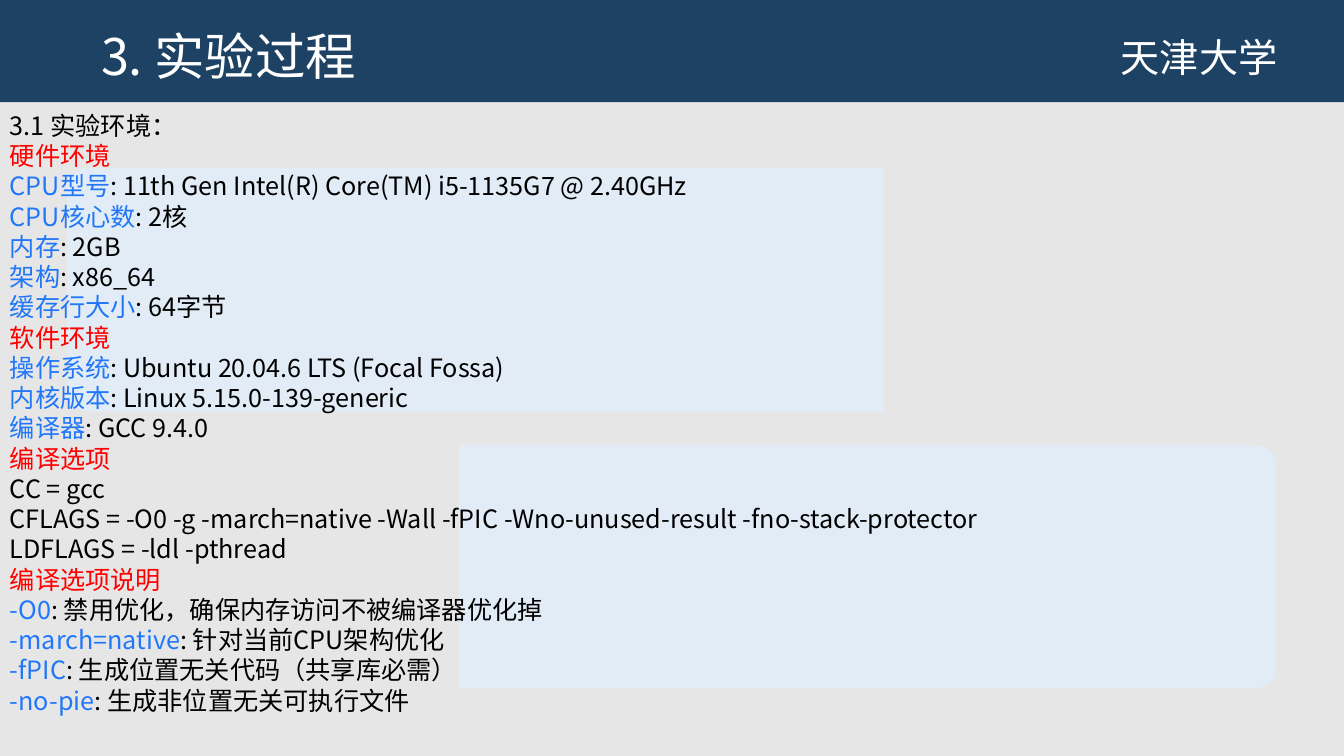
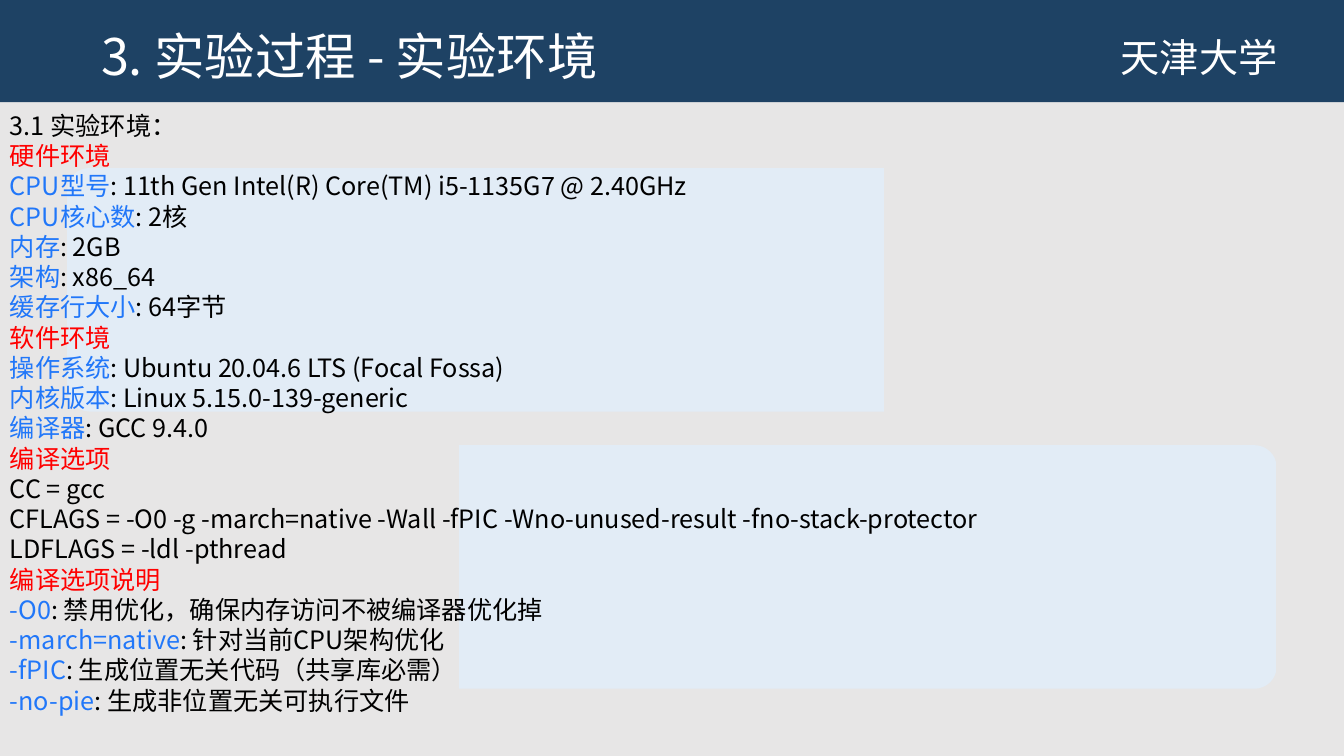
Before and after one commit to JHM2004/amd-microarch-side-channel-testbed, a slide deck: slide 4 of 第3次组会-flush and reload code-2026-02-/第3次组会.pptx. Drawn at 1344x756 pixels with LibreOffice and Linux fonts; fonts in the diff are those of the drawing; background and template pictures are left out. Boxes give left, top, right and bottom in pixels: in the first picture for what was removed or moved away, otherwise in the second. Text is boxed around its words. In the diff, an @@ line names an element or a change of style, - is before the commit and + after.

```diff
--- a/第3次组会-flush and reload code-2026-02-/第3次组会.pptx
+++ b/第3次组会-flush and reload code-2026-02-/第3次组会.pptx
@@ title at (101, 32, 598, 79): text changed @@
-3. 实验过程
+3. 实验过程 - 实验环境
```
Also in this commit, not shown: 2 other slides changed, 7 slides added, 4 slides removed, 2 other files.
